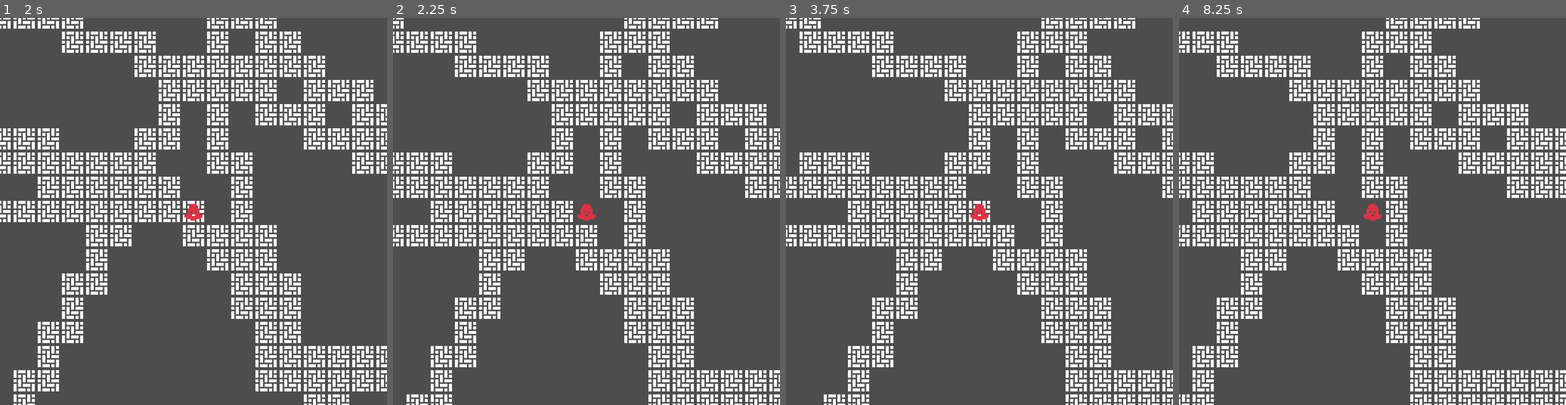
Above: before the commit, frames 1-4 (left to right).
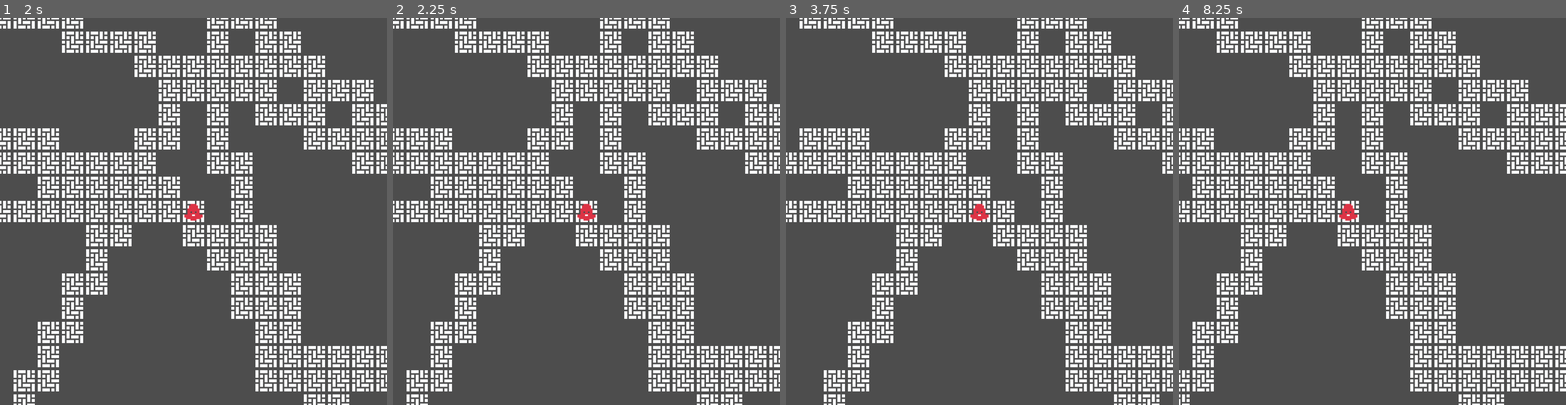
Above: after the commit, the same moments.

Repository: jimkang/throng
Game: Godot game, scene res://throng_root_node.tscn
The game is run twice, just before and just after one commit, with the same random seed, the same clock (stepped at 60 frames per second) and the same inputs.
Inputs:
- Up to frame 1 (2 s): tap Enter at 0.5 s; hold Up (ui_up) from 0.53 s (still down); tap Space at 1.25 s
- Up to frame 2 (2.25 s): tap Enter at 2 s; release Up (ui_up) at 2.03 s; hold Left (ui_left) from 2.03 s (still down)
- Up to frame 3 (3.75 s): tap Space at 2.75 s; tap Enter at 3.5 s; release Left (ui_left) at 3.53 s; hold Down (ui_down) from 3.53 s (still down)
- Up to frame 4 (8.25 s): tap Space at 4.25 s; release Down (ui_down) at 4.28 s; hold Right (ui_right) 4.28-5.03 s; hold Up (ui_up) 5.03-5.78 s; hold Right (ui_right) 5.78-8.03 s; hold Down (ui_down) from 8.03 s (still down)

Frame 1 is identical in both runs. In frame 2, 14% of the frame differs, in the area x 0-100%, y 0-100%; in frame 3, 15%; in frame 4, 14%.

Commit message:
Set custom property on floor tile. Only move if we're going to move to a floor tile and only move the camera if part of the throng actually moved.

Diff:
--- a/individual.gd
+++ b/individual.gd
@@ -10,5 +10,18 @@
 func _process(delta):
 	pass
 
-func move(move_vector: Vector2):
-	self.position += move_vector
+# Returns true if we were actually able to move.
+func move(move_vector: Vector2, result_array: Array):
+	var next_pos = self.position + move_vector
+	var tilemap: TileMap = self.get_node('/root/throng_root_node/dungeon_tilemap')
+	var next_cell_pos = tilemap.local_to_map(tilemap.to_local(next_pos))
+	print('next_cell_pos: ', next_cell_pos)
+	var dest_cell_data = tilemap.get_cell_tile_data(0, next_cell_pos)
+	var result = false
+	if dest_cell_data:
+		var is_floor = dest_cell_data.get_custom_data('is_floor')
+		print('is_floor: ', is_floor)
+		if is_floor:
+			self.position += move_vector
+			result = true
+	result_array.append(result)
--- a/throng.gd
+++ b/throng.gd
@@ -24,8 +24,16 @@
 
 	if x != 0 or y != 0:
 		var move = Vector2(x * move_size, y * move_size)
-		self.position += move
-		get_tree().call_group(self.throng_id, 'move', move)
+		var result_array = []
+		get_tree().call_group(self.throng_id, 'move', move, result_array)
+		print('move_results: ', result_array)
+		var part_of_throng_moved = false
+		for result in result_array:
+			if result:
+				part_of_throng_moved = true
+				break
+		if part_of_throng_moved:
+			self.position += move
 
 func add(individual: Node):
 	if not individual.get_meta('individual'):
--- a/throng_dungeon_tile_set.tres
+++ b/throng_dungeon_tile_set.tres
@@ -22,6 +22,7 @@
 14:0/0 = 0
 15:0/0 = 0
 16:0/0 = 0
+16:0/0/custom_data_0 = true
 17:0/0 = 0
 18:0/0 = 0
 19:0/0 = 0
@@ -1085,4 +1086,6 @@
 48:21/0 = 0
 
 [resource]
+custom_data_layer_0/name = "is_floor"
+custom_data_layer_0/type = 1
 sources/0 = SubResource("TileSetAtlasSource_2jj7y")
--- a/throng_root_node.tscn
+++ b/throng_root_node.tscn
@@ -1,9 +1,10 @@
-[gd_scene load_steps=5 format=3 uid="uid://don6vvn244jmf"]
+[gd_scene load_steps=6 format=3 uid="uid://don6vvn244jmf"]
 
 [ext_resource type="Script" path="res://throng_root_node.gd" id="1_q6lao"]
 [ext_resource type="TileSet" uid="uid://doexlnl8g0gf" path="res://throng_dungeon_tile_set.tres" id="2_o32av"]
 [ext_resource type="PackedScene" uid="uid://b0ml1ekw8bqkw" path="res://individual.tscn" id="2_pxdvf"]
 [ext_resource type="Script" path="res://map_gen.gd" id="3_ipuia"]
+[ext_resource type="Script" path="res://dungeon_tilemap.gd" id="4_qr2dh"]
 
 [node name="throng_root_node" type="Node2D"]
 script = ExtResource("1_q6lao")
@@ -18,6 +19,7 @@
 scale = Vector2(4, 4)
 tile_set = ExtResource("2_o32av")
 format = 2
+script = ExtResource("4_qr2dh")
 
 [node name="map_gen" type="Node" parent="."]
 script = ExtResource("3_ipuia")
